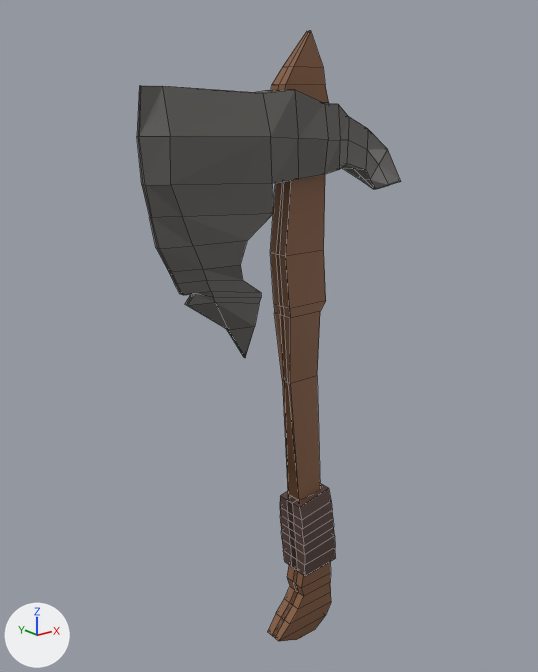
An edit to the Blender file Assets/Models/Weapons/GoodPickaxe.blend, drawn before and after from the same camera.
The view is the same before and after, from a 50 mm lens placed at (-7.71, -8.71, 9.44), pointed at (-0.48, 0.32, 5.83). Lighting does not change. The marker at lower left points along +X, +Y and +Z. Mesh edges are drawn as thin lines.

Script lines for the objects in view, before the commit:
```python
me_cube = bpy.data.meshes.new('Cube')
me_cube.from_pydata(...)  # 213 vertices, 158 faces; spans x -2.87..2.12, y -0.27..0.46, z -0.62..9.81
# faces by material slot: [59, 76, 23]
me_cube.materials.append(mat_material_001)  # brown #835a3d
me_cube.materials.append(mat_material)  # dark grey #64615d
me_cube.materials.append(mat_material_002)  # brown #553d37
# before: 97 (-2.8, 0.02, 9.02) at pixel (139, 85), 154 (-2.8, 0.0, 9.02) at pixel (140, 85)
ob_cube = bpy.data.objects.new('Cube', me_cube)
ob_cube.location = (0.0, 0.0, 0.62)
_m = ob_cube.modifiers.new('Mirror', 'MIRROR')
_m.use_axis = (False, True, False)
```
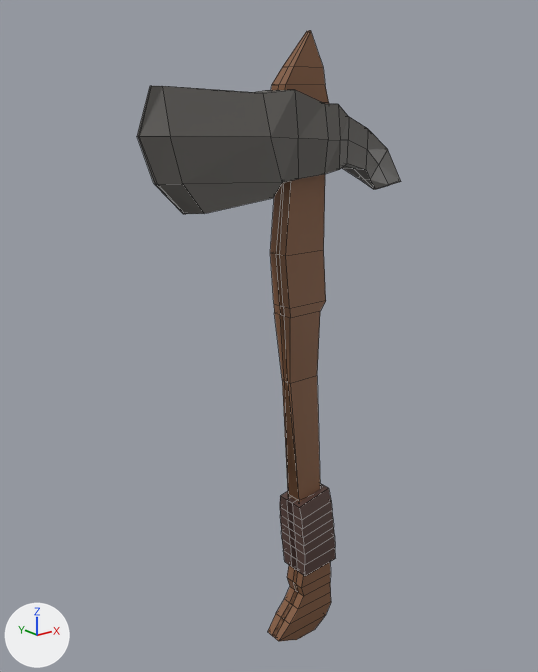
Commit message: Fixed pickaxe model a bit

Boxes [x1, y1, x2, y2] around the edits, measured in the pictures (538 x 672 px; the box of a moved part takes in the faces that stretch with it):
part 1 of me_cube, cut back
    before: [137, 136, 299, 358]
    after: [137, 136, 299, 214]
part 2 of me_cube, moved or reshaped
    both: [137, 86, 170, 136]

The change, as a list of edits to the scene's bpy script:
```text
Change me_cube:
    used by ob_cube; location = (0.0, 0.0, 0.62)
    verts and faces of me_cube; kept vertices keep their numbers, new ones are numbered from 213
    remove me_cube.from_pydata(...)  # 213 vertices, 158 faces; spans x -2.87..2.12, y -0.27..0.46, z -0.62..9.81
    add me_cube.from_pydata(...)  # 172 vertices, 125 faces; spans x -2.87..2.12, y -0.27..0.46, z -0.62..9.81
    me_cube part 1
    44 vertices are removed from x -2.74..-0.84, y 0.0..0.27, z 5.08..7.37
    38 faces are deleted
    4 vertices in x -2.83..-0.91, y 0.0..0.29, z 7.71..7.8 move by (0.19, 0.0, 0.0)
    3 vertices move from x -2.74..-0.84, y 0.0..0.19, z 7.28..7.8 to x -2.35..-0.86, y 0.0..0.19, z 7.37..7.8
    3 vertices are added at (-2.0, 0.16, 7.37), (-2.22, 0.03, 7.37), (-0.86, 0.24, 7.5)
    5 new faces join them, mat_material (dark grey #64615d)
    me_cube part 2
    add verts[97] = (-2.65, 0.02, 9.02)  # moved, pixel (149, 85)
    add verts[154] = (-2.65, 0.0, 9.02)  # moved, pixel (150, 85)
```
